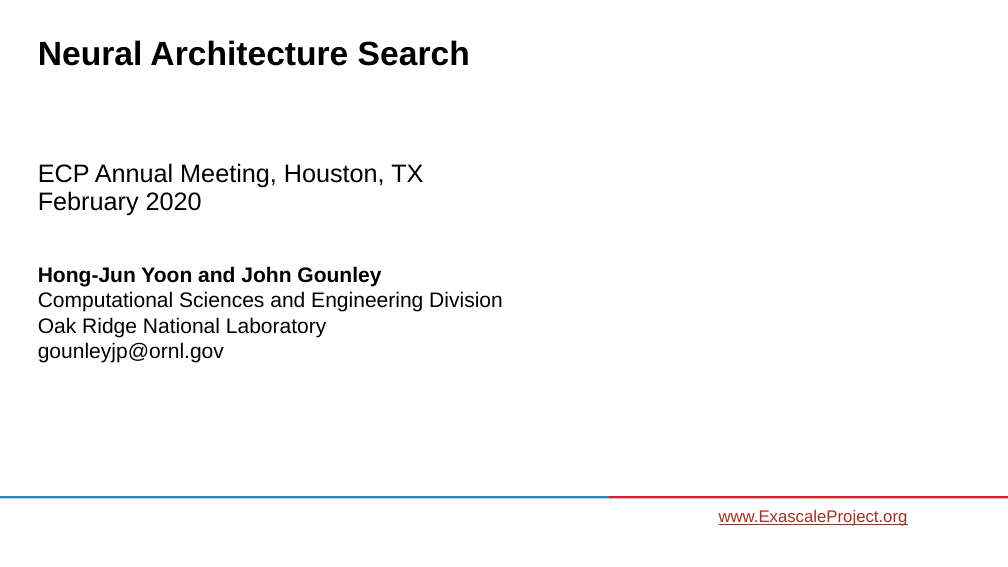
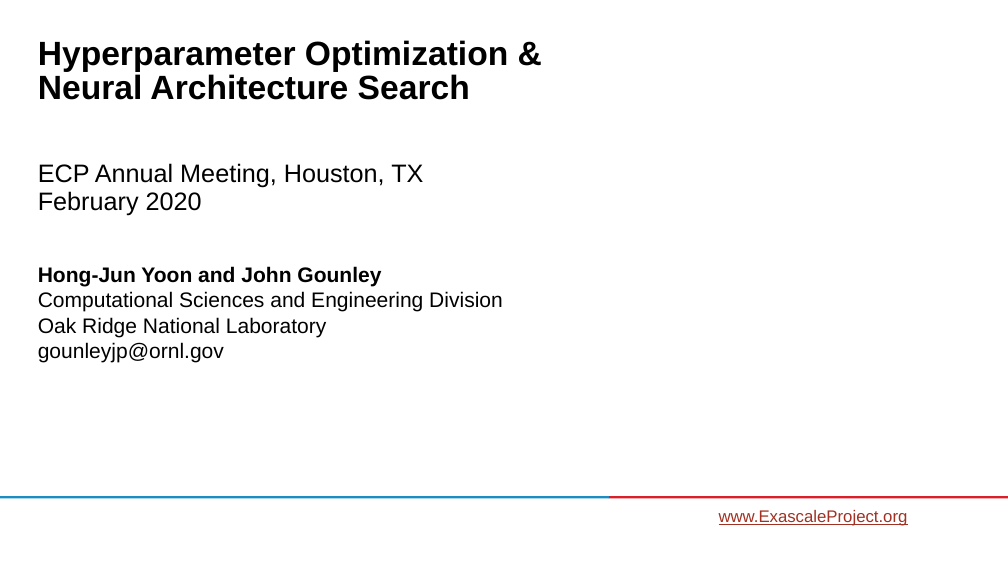
Before and after one commit to ECP-CANDLE/Tutorials, a slide deck: slide 1 of 2020/ECP/slides/05-nas.pptx. Drawn at 1008x567 pixels with LibreOffice and Linux fonts; fonts in the diff are those of the drawing; background and template pictures are left out. Boxes give left, top, right and bottom in pixels: in the first picture for what was removed or moved away, otherwise in the second. Text is boxed around its words. In the diff, an @@ line names an element or a change of style, - is before the commit and + after.

```diff
--- a/2020/ECP/slides/05-nas.pptx
+++ b/2020/ECP/slides/05-nas.pptx
@@ title at [38,40,508,100]: text changed @@
-Neural Architecture Search
+Hyperparameter Optimization & Neural Architecture Search
```
Also in this commit, not shown: 4 other slides changed, 5 slides added.
